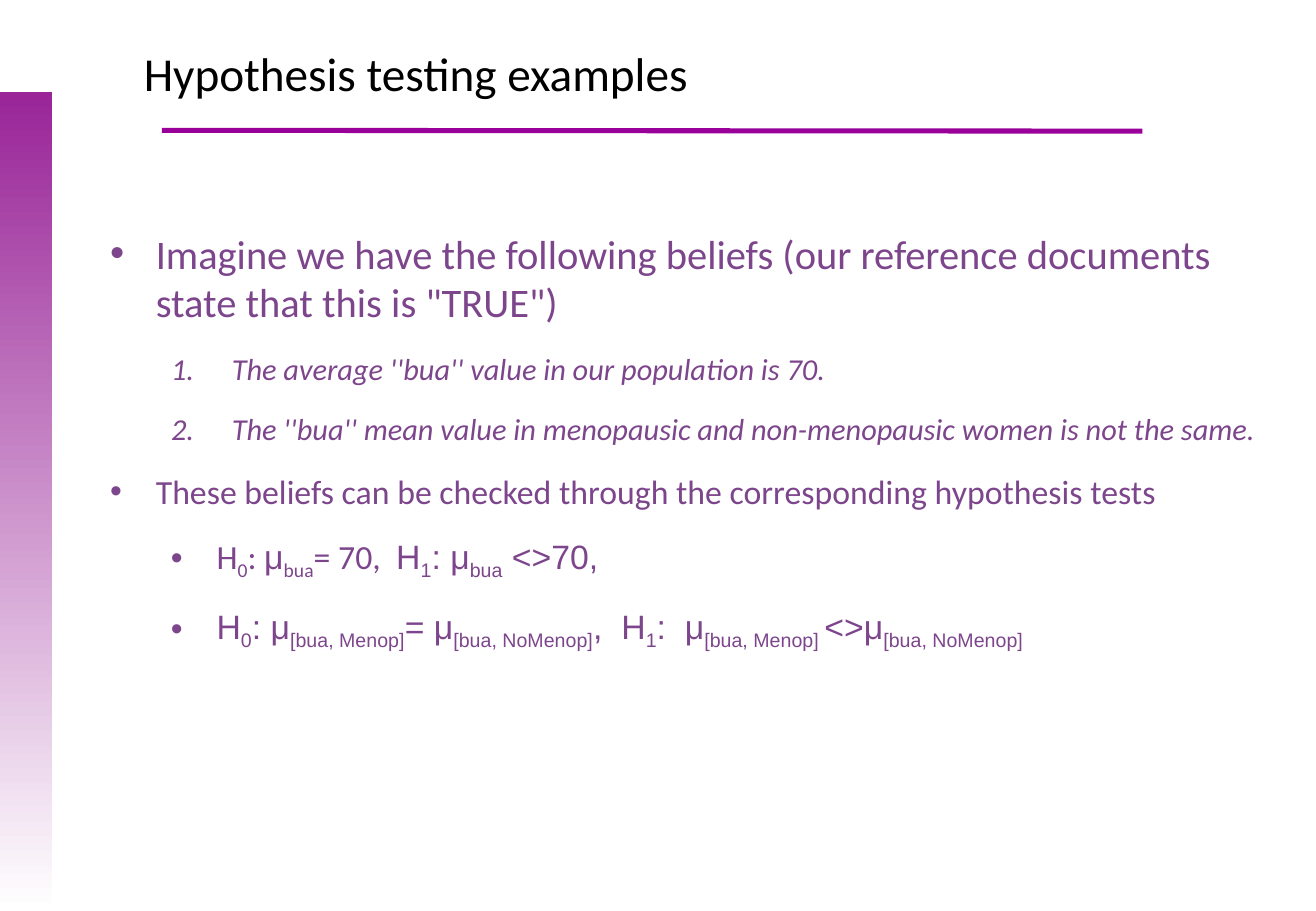
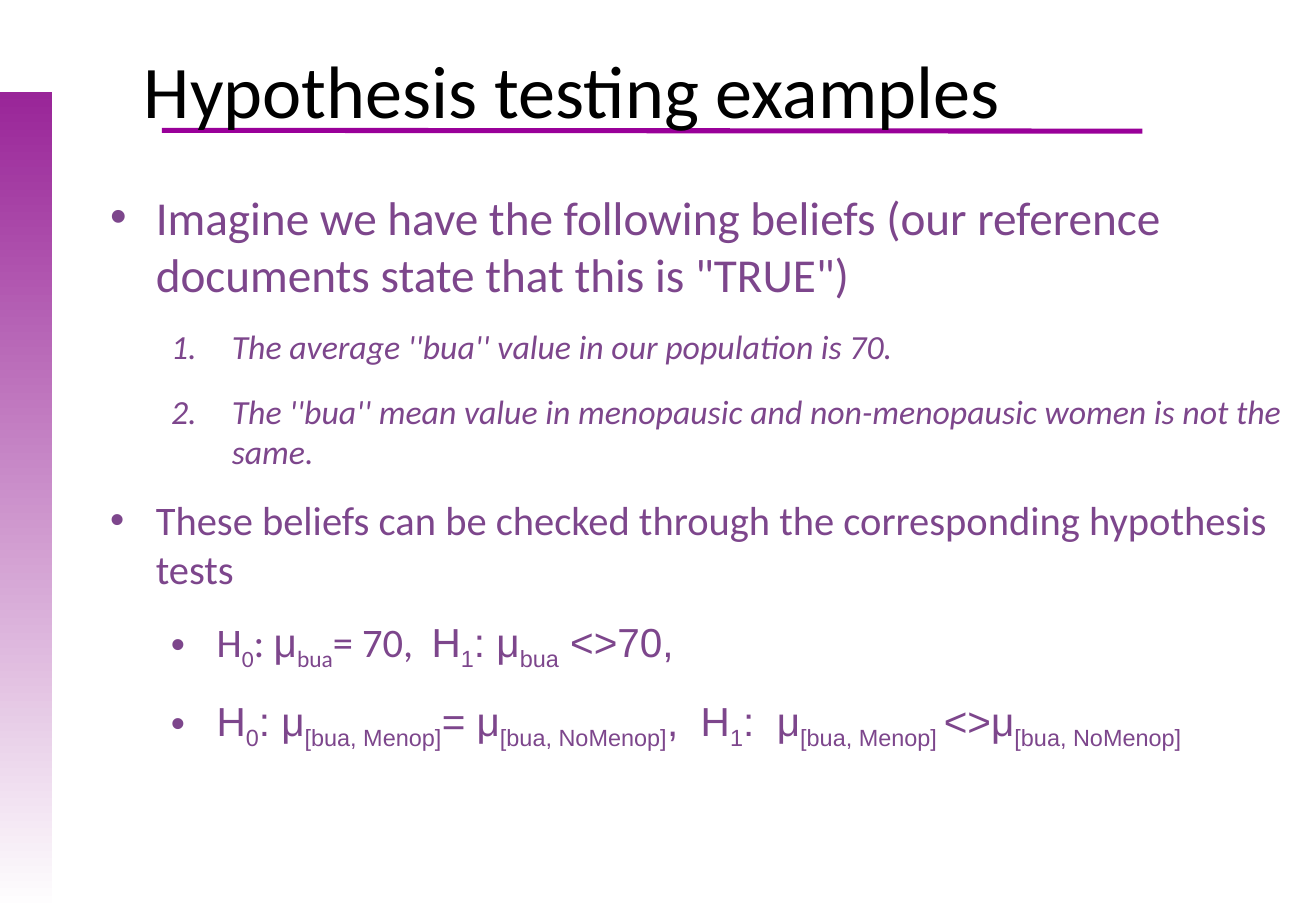
Before and after one commit to uebvhir/Course2020_Statistical-Analysis-with-R, a slide deck: slide 26 of Slides/StatisticsWithR-6-Principles_of_Hypothesis_Testing.pptx. Drawn at 1316x911 pixels with LibreOffice and Linux fonts; fonts in the diff are those of the drawing; background and template pictures are left out. Boxes give left, top, right and bottom in pixels: in the first picture for what was removed or moved away, otherwise in the second. Text is boxed around its words. In the diff, an @@ line names an element or a change of style, - is before the commit and + after.

```diff
--- a/Slides/StatisticsWithR-6-Principles_of_Hypothesis_Testing.pptx
+++ b/Slides/StatisticsWithR-6-Principles_of_Hypothesis_Testing.pptx
@@ text "Hypothesis testing examples" at <box>144,66,999,134</box>: size 28 to 44 pt @@
@@ text "Imagine we have the following ..." at <box>156,201,1281,751</box>: size 24 to 28 pt in "Imagine we have the following beliefs (our ..."; size 18 to 20 pt in "The average ''bua'' value in our population ...", "The ''bua'' mean value in menopausic and ..."; size 20 to 24 pt in "These beliefs can be checked through the ...", "H0: μbua= 70, H1: μbua <>70,", "H0: μ[bua, Menop]= μ[bua, NoMenop], H1: μ[bua, ..." @@
```
Also in this commit, not shown: 9 other slides changed, 1 other file.
